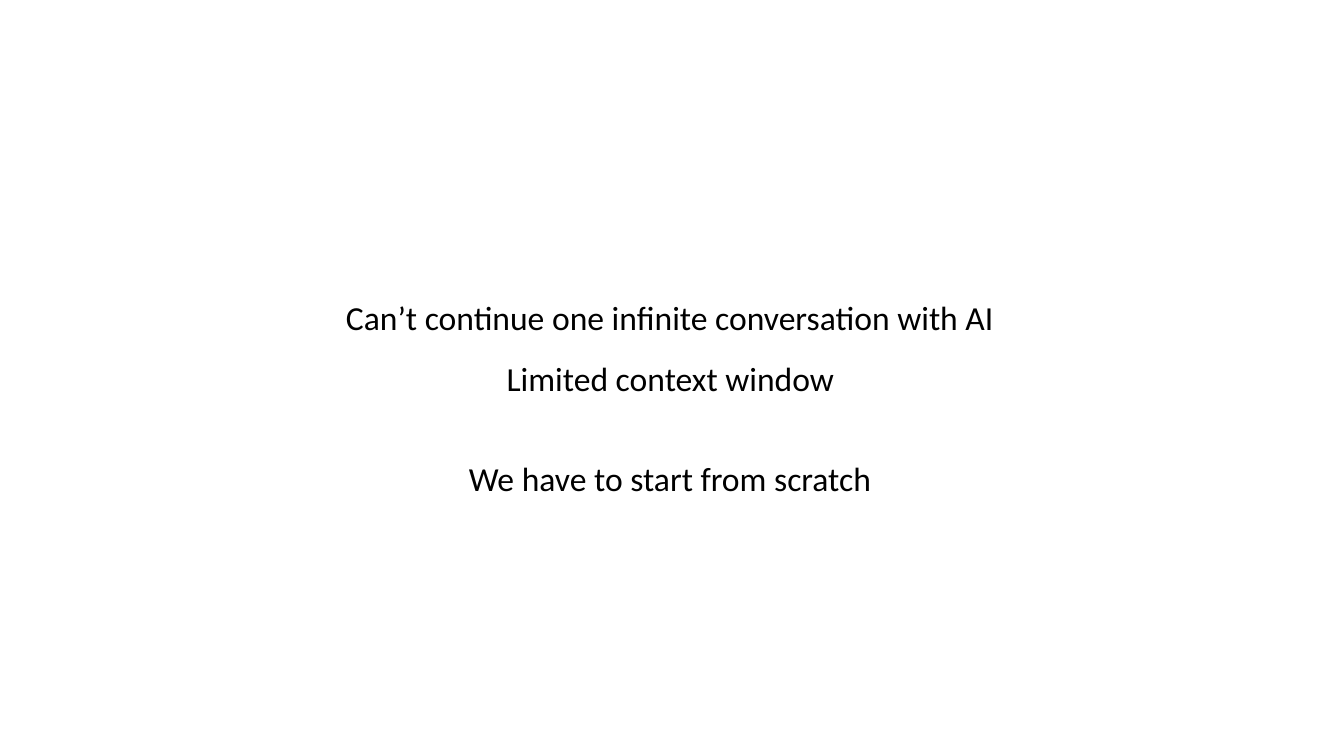
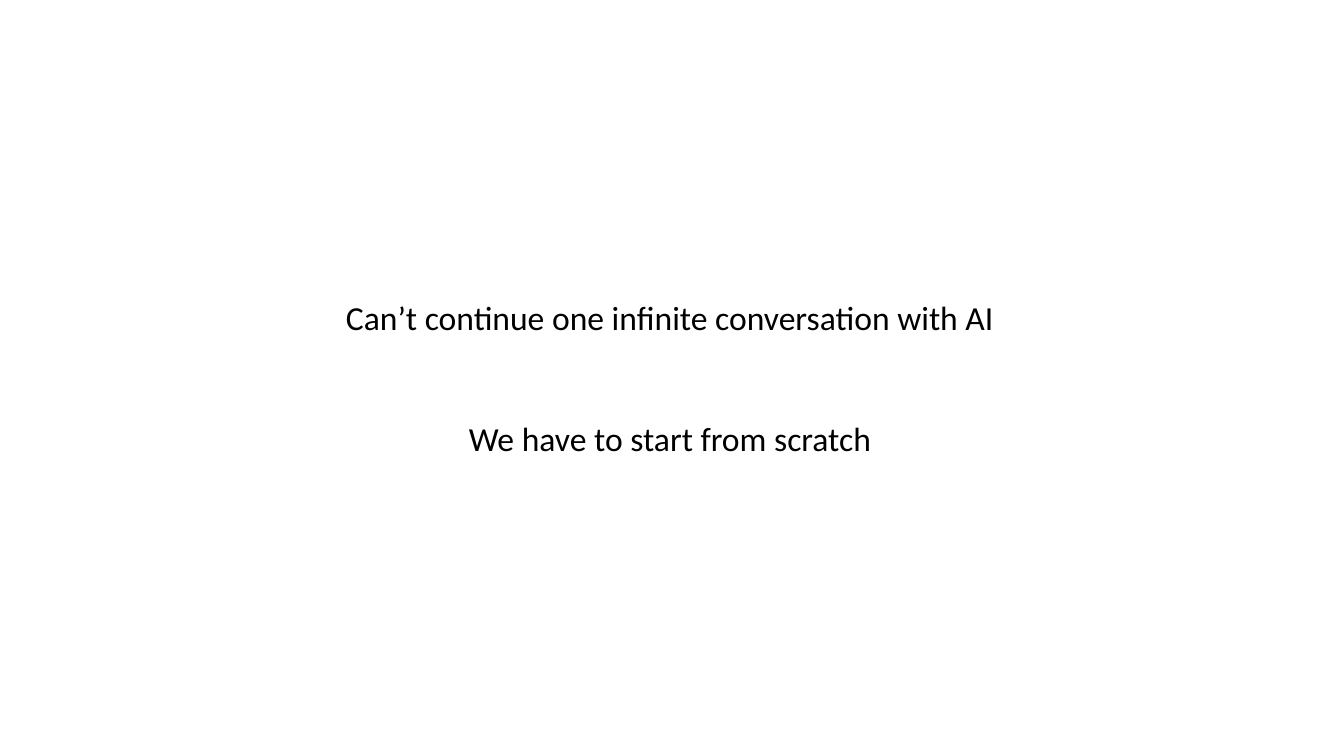
Before and after one commit to lexler/Talks, a slide deck: slide 10 of Slides/Core Patterns for Coding with AI.pptx. Drawn at 1344x756 pixels with LibreOffice and Linux fonts; fonts in the diff are those of the drawing. Boxes give left, top, right and bottom in pixels: in the first picture for what was removed or moved away, otherwise in the second. Text is boxed around its words. In the diff, an @@ line names an element or a change of style, - is before the commit and + after.

```diff
--- a/Slides/Core Patterns for Coding with AI.pptx
+++ b/Slides/Core Patterns for Coding with AI.pptx
@@ text removed at bbox=[507, 367, 834, 392] @@
-Limited context window
@@ text "We have to start from ...": place and size @@
-text "We have to start from ..." at bbox=[469, 467, 871, 492]
+text "We have to start from ..." at bbox=[469, 427, 871, 452]
```
Also in this commit, not shown: 3 other slides changed, 1 slide added.
